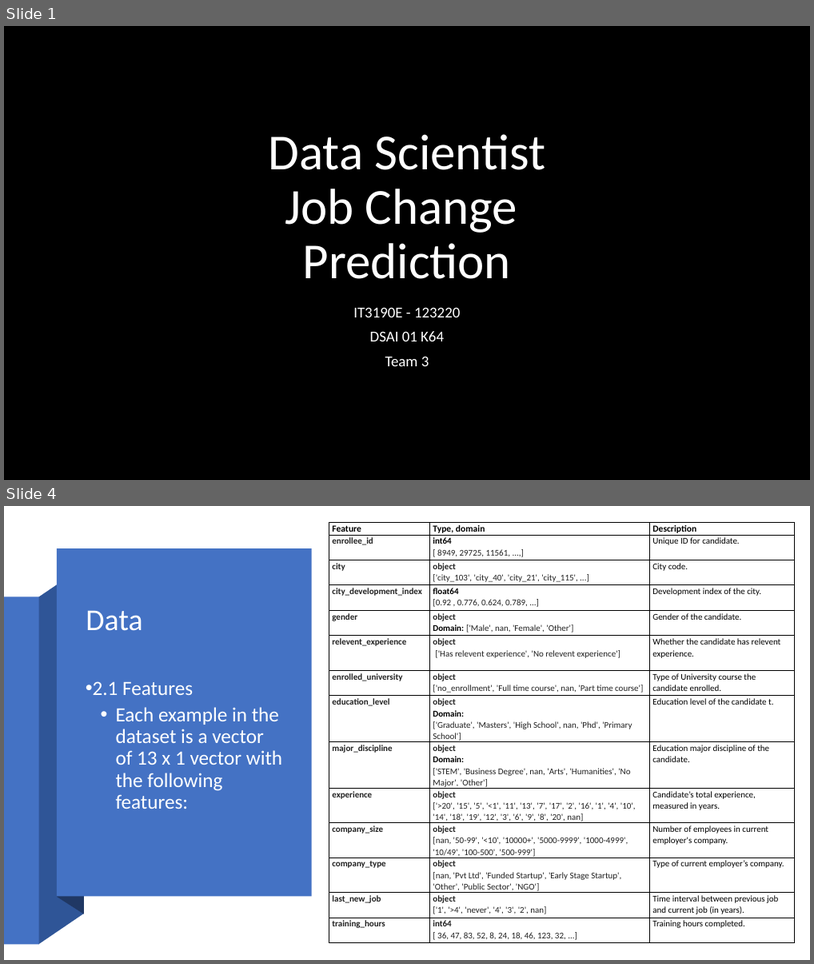
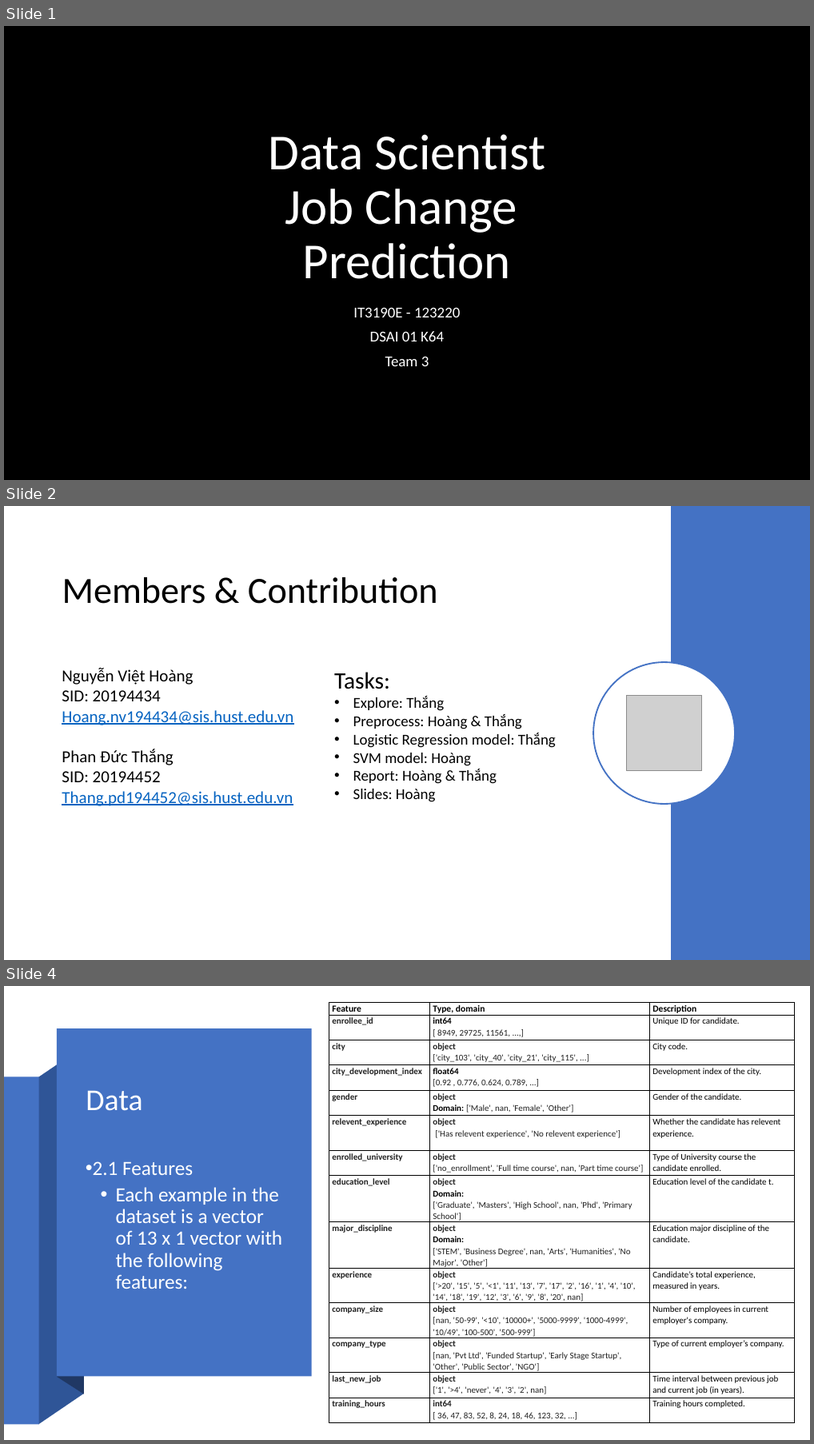
Before and after one commit to scinerd68/JobChangePrediction, a slide deck: Team3 ML Slides.pptx. Shown one above the other, each under a label of ours: slides 1 and 4 before the commit, slides 1, 2 and 4 after it; the slides between them are not shown. The pictures are 814x964 and 814x1444 pixels, drawn with LibreOffice and Linux fonts; fonts in the diff are those of the drawing; grey boxes stand for pictures; background and template pictures are left out. Boxes give left, top, right and bottom in pixels: in the first picture for what was removed or moved away, otherwise in the second. Text is boxed around its words. In the diff, an @@ line names an element or a change of style, - is before the commit and + after.

```diff
--- a/Team3 ML Slides.pptx
+++ b/Team3 ML Slides.pptx
@@ slide 2 added at (4,506,810,960), background #FFFFFF @@
@@ rectangle added at (671,506,810,960), fill #4472C4 @@
@@ title added at (62,577,438,604), 44 pt, text #000000 @@
+Members & Contribution
@@ text added at (62,668,294,806), 20 pt, text #0563C1, underline @@
+Nguyễn Việt Hoàng
+SID: 20194434
+Hoang.nv194434@sis.hust.edu.vn
+Phan Đức Thắng
+SID: 20194452
+Thang.pd194452@sis.hust.edu.vn
@@ text added at (334,672,556,802), 18 pt, text #000000 @@
+Tasks:
+• Explore: Thắng
+• Preprocess: Hoàng & Thắng
+• Logistic Regression model: Thắng
+• SVM model: Hoàng
+• Report: Hoàng & Thắng
+• Slides: Hoàng
@@ ellipse added at (594,662,735,804), fill #FFFFFF, outline #4472C4 1.75 pt @@
@@ picture added at (627,695,702,770) @@
```
Also in this commit, not shown: 6 slides changed, 3 slides removed.
